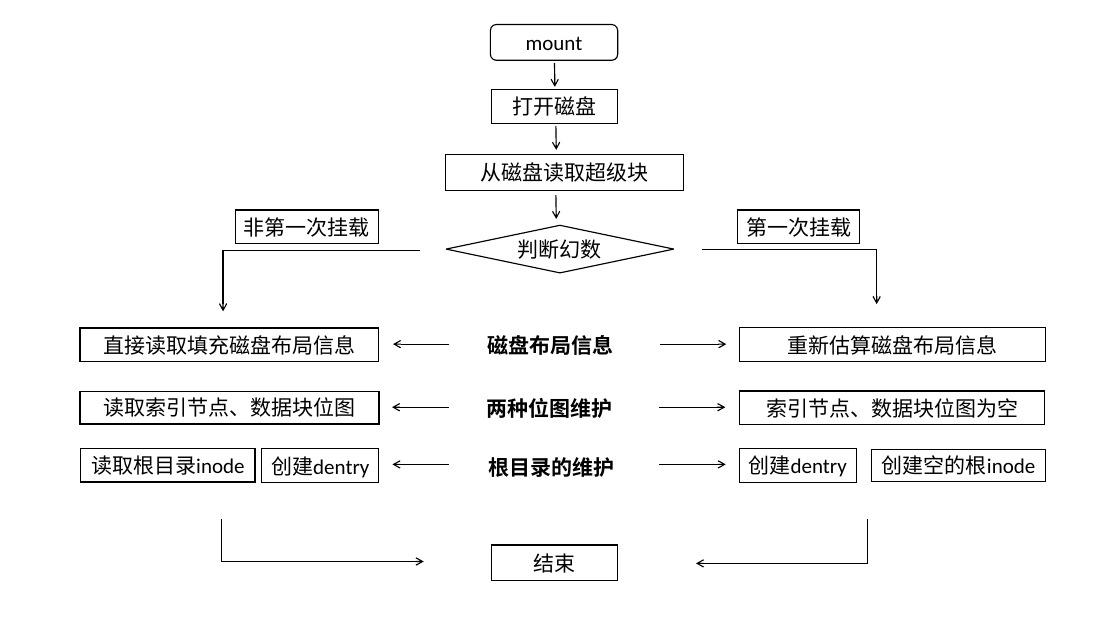
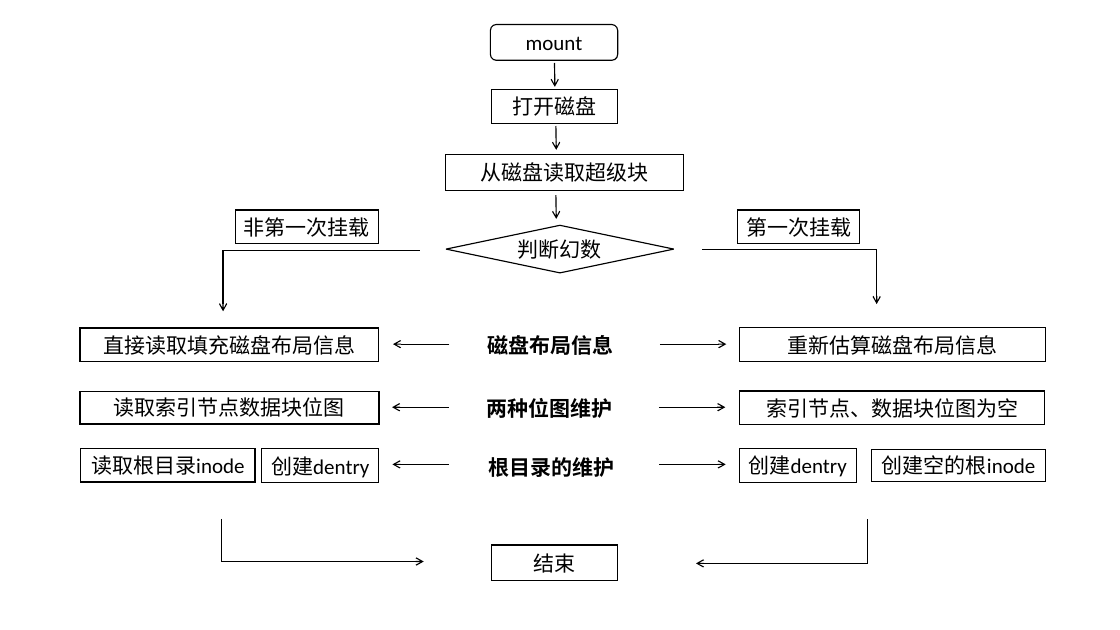
Before and after one commit to hitsz-cslab/os-labs, a slide deck: slide 24 of docs/lab5/绘图_new.pptx. Drawn at 1120x630 pixels with LibreOffice and Linux fonts; fonts in the diff are those of the drawing. Boxes give left, top, right and bottom in pixels: in the first picture for what was removed or moved away, otherwise in the second. Text is boxed around its words. In the diff, an @@ line names an element or a change of style, - is before the commit and + after.

```diff
--- a/docs/lab5/绘图_new.pptx
+++ b/docs/lab5/绘图_new.pptx
@@ text in rectangle at (114, 397, 345, 417): text changed @@
-读取索引节点、数据块位图
+读取索引节点数据块位图
```
Also in this commit, not shown: 3 other slides changed, 6 slides added, 1 slide removed, 11 other files.
